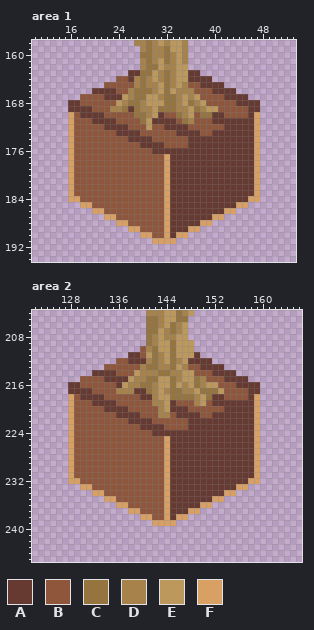
Pixel-art file: environment_sprites/trees_1.aseprite. The picture above is the old version.
300x264 pixels, 1 frame. Colours within 5 levels of each other are drawn and written as one. Shown: area 1: x 10..53, y 158..194; area 2: x 122..166, y 204..245. The commit also changed other parts of the picture, which this record leaves out.
Visible layers, top first: "Layer 3", "Layer 2", "Layer 1".
Palette (. is transparent): A #663931  B #8f563b  C #95743f  D #a7834b  E #bd985d  F #d9a066
Pixels before, area 1, first column x 16:
158 ...........DDCDEDEED............
159 ............DCDDCEED............
160 ............CCDDCDED............
161 ............DCDECDED............
162 ............DCCEDDEE............
163 ..........AACCEDCDEEAA..........
164 ........BBADCDEDCDEEAAAA........
165 ......BBBBBDCDDECDEDBBAAAA......
166 ....AAAABBDCCCDECEDDDBBBAAAA....
167 ..BBBBAAAEDCCEEDCCDEDEBBBBAAAA..
168 AABBBBBBEDCCDEEECCDECDEBBBBBAAAA
169 AAAABBBDDCACDDECCCDDECDEEBBBBBAA
170 FBAAAABBBBBCCDEABBCDEBCCAABBBBAF
171 FBBBAAAABBBBCEAAAABCDBBBAAAAAAAF
172 FBBBBBAAAABBBEBBAAAABBBBBBAAAAAF
173 FBBBBBBBAAAABBBBBBAAAABBAAAAAAAF
174 FBBBBBBBBBAAAABBBBBBAAAAAAAAAAAF
175 FBBBBBBBBBBBAAAABBBBAAAAAAAAAAAF
176 FBBBBBBBBBBBBBAAAAAAAAAAAAAAAAAF
177 FBBBBBBBBBBBBBBBFAAAAAAAAAAAAAAF
178 FBBBBBBBBBBBBBBBFAAAAAAAAAAAAAAF
179 FBBBBBBBBBBBBBBBFAAAAAAAAAAAAAAF
180 FBBBBBBBBBBBBBBBFAAAAAAAAAAAAAAF
181 FBBBBBBBBBBBBBBBFAAAAAAAAAAAAAAF
182 FBBBBBBBBBBBBBBBFAAAAAAAAAAAAAAF
183 FBBBBBBBBBBBBBBBFAAAAAAAAAAAAAAF
184 FFBBBBBBBBBBBBBBFAAAAAAAAAAAAAFF
185 ..FFBBBBBBBBBBBBFAAAAAAAAAAAFF..
186 ....FFBBBBBBBBBBFAAAAAAAAAFF....
187 ......FFBBBBBBBBFAAAAAAAFF......
188 ........FFBBBBBBFAAAAAFF........
189 ..........FFBBBBFAAAFF..........
190 ............FFBBFAFF............
191 ..............FFFF..............
Pixels before, area 2, first column x 128:
204 .............DDDEECDE...........
205 .............CCDEECC............
206 .............CCDECDE............
207 .............CCEDCDE............
208 .............CDEDDEE............
209 .............CDEECEEE...........
210 ............BDCEECEEE...........
211 ..........AABECDECEEEA..........
212 ........BBAAADCDECDEAAAA........
213 ......BBBBBBDCCDDCEDBBAAAA......
214 ....AAAABBBEDDDCCDDEEBBBAAAA....
215 ..BBBBAAAAEDDCCEECDEECDBBBAAAA..
216 AABBBBBBAEDDCCDEECEDECDEEBBBAAAA
217 AAAABBBBDDDAACDEDCCDDECCCEBBBBAA
218 FBAAAABBBBBBAADEECCCCDECAABBBBAF
219 FBBBAAAABBBBBBDDEABBBDEBAAAAAAAF
220 FBBBBBAAAABBBBBDEAAABBBBBBAAAAAF
221 FBBBBBBBAAAABBBDDBAAAABBAAAAAAAF
222 FBBBBBBBBBAAAABBBBBBAAAAAAAAAAAF
223 FBBBBBBBBBBBAAAABBBBAAAAAAAAAAAF
224 FBBBBBBBBBBBBBAAAAAAAAAAAAAAAAAF
225 FBBBBBBBBBBBBBBBFAAAAAAAAAAAAAAF
226 FBBBBBBBBBBBBBBBFAAAAAAAAAAAAAAF
227 FBBBBBBBBBBBBBBBFAAAAAAAAAAAAAAF
228 FBBBBBBBBBBBBBBBFAAAAAAAAAAAAAAF
229 FBBBBBBBBBBBBBBBFAAAAAAAAAAAAAAF
230 FBBBBBBBBBBBBBBBFAAAAAAAAAAAAAAF
231 FBBBBBBBBBBBBBBBFAAAAAAAAAAAAAAF
232 FFBBBBBBBBBBBBBBFAAAAAAAAAAAAAFF
233 ..FFBBBBBBBBBBBBFAAAAAAAAAAAFF..
234 ....FFBBBBBBBBBBFAAAAAAAAAFF....
235 ......FFBBBBBBBBFAAAAAAAFF......
236 ........FFBBBBBBFAAAAAFF........
237 ..........FFBBBBFAAAFF..........
238 ............FFBBFAFF............
239 ..............FFFF..............
After:
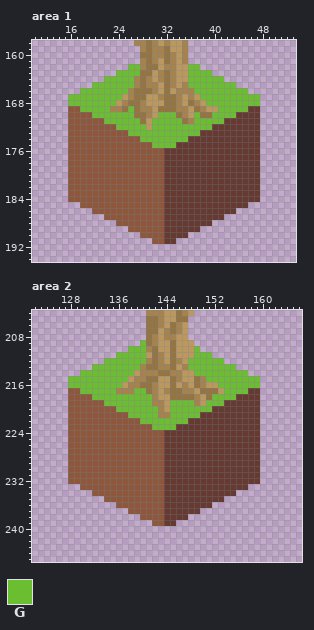
Colours new in this view: G #6abe30
The exact change:
Area 1, layer "Layer 1":
y 162: x 26..27 .. -> GG; x 36..37 .. -> GG
y 163: x 24..27 ..AA -> GGGG; x 36..39 AA.. -> GGGG
y 164: x 22..26 ..BBA -> GGGGG; x 36..41 AAAA.. -> GGGGGG
y 165: x 20..26 ..BBBBB -> GGGGGGG; x 36..43 BBAAAA.. -> GGGGGGGG
y 166: x 18..25 ..AAAABB -> GGGGGGGG; x 37..45 BBBAAAA.. -> GGGGGGGGG
y 167: x 16..24 ..BBBBAAA -> GGGGGGGGG; x 38..47 BBBBAAAA.. -> GGGGGGGGGG
y 168: x 16..23 AABBBBBB -> GGGGGGGG; x 39..47 BBBBBAAAA -> GGGGGGGGG
y 169: x 16..22 AAAABBB -> BBGGGGG; x 26 A -> G; x 41..45 BBBBB -> GGGGG
y 170: x 16 F -> B; x 18..26 AAAABBBBB -> BBGGGGGGG; x 31..33 ABB -> GGG; x 37 B -> G; x 40..45 AABBBB -> GGGGAA; x 47 F -> A
y 171: x 16 F -> B; x 20..27 AAAABBBB -> BBGGGGGG; x 30..34 AAAAB -> GGGGG; x 37..41 BBBAA -> GGGGG; x 47 F -> A
y 172: x 16 F -> B; x 22..28 AAAABBB -> BBGGGGG; x 30..41 BBAAAABBBBBB -> GGGGGGGGGGAA; x 47 F -> A
y 173: x 16 F -> B; x 24..39 AAAABBBBBBAAAABB -> BBGGGGGGGGGGGGAA; x 47 F -> A
y 174: x 16 F -> B; x 26..35 AAAABBBBBB -> BBGGGGGGGG; x 47 F -> A
y 175: x 16 F -> B; x 28..35 AAAABBBB -> BBGGGGAA; x 47 F -> A
y 176: x 16 F -> B; x 30..31 AA -> BB; x 47 F -> A
y 177..183: x 16 F -> B; x 32 F -> A; x 47 F -> A
y 184: x 16..17 FF -> BB; x 32 F -> A; x 46..47 FF -> AA
y 185: x 18..19 FF -> BB; x 32 F -> A; x 44..45 FF -> AA
y 186: x 20..21 FF -> BB; x 32 F -> A; x 42..43 FF -> AA
y 187: x 22..23 FF -> BB; x 32 F -> A; x 40..41 FF -> AA
y 188: x 24..25 FF -> BB; x 32 F -> A; x 38..39 FF -> AA
y 189: x 26..27 FF -> BB; x 32 F -> A; x 36..37 FF -> AA
y 190: x 28..29 FF -> BB; x 32 F -> A; x 34..35 FF -> AA
y 191: x 30..33 FFFF -> BBAA
Area 2, layer "Layer 1":
y 209: x 140 . -> G
y 210: x 138..140 ..B -> GGG; x 149 . -> G
y 211: x 136..140 ..AAB -> GGGGG; x 149..151 A.. -> GGG
y 212: x 134..140 ..BBAAA -> GGGGGGG; x 148..153 AAAA.. -> GGGGGG
y 213: x 132..139 ..BBBBBB -> GGGGGGGG; x 148..155 BBAAAA.. -> GGGGGGGG
y 214: x 130..138 ..AAAABBB -> GGGGGGGGG; x 149..157 BBBAAAA.. -> GGGGGGGGG
y 215: x 128..137 ..BBBBAAAA -> GGGGGGGGGG; x 151..159 BBBAAAA.. -> GGGGGGGGG
y 216: x 128..136 AABBBBBBA -> GGGGGGGGG; x 153..159 BBBAAAA -> GGGGGGG
y 217: x 128..135 AAAABBBB -> BBGGGGGG; x 139..140 AA -> GG; x 154..157 BBBB -> GGGG
y 218: x 128 F -> B; x 130..141 AAAABBBBBBAA -> BBGGGGGGGGGG; x 152..157 AABBBB -> GGGGAA; x 159 F -> A
y 219: x 128 F -> B; x 132..141 AAAABBBBBB -> BBGGGGGGGG; x 145..148 ABBB -> GGGG; x 151..153 BAA -> GGG; x 159 F -> A
y 220: x 128 F -> B; x 134..142 AAAABBBBB -> BBGGGGGGG; x 145..153 AAABBBBBB -> GGGGGGGAA; x 159 F -> A
y 221: x 128 F -> B; x 136..142 AAAABBB -> BBGGGGG; x 145..151 BAAAABB -> GGGGGAA; x 159 F -> A
y 222: x 128 F -> B; x 138..147 AAAABBBBBB -> BBGGGGGGGG; x 159 F -> A
y 223: x 128 F -> B; x 140..147 AAAABBBB -> BBGGGGAA; x 159 F -> A
y 224: x 128 F -> B; x 142..143 AA -> BB; x 159 F -> A
y 225..231: x 128 F -> B; x 144 F -> A; x 159 F -> A
y 232: x 128..129 FF -> BB; x 144 F -> A; x 158..159 FF -> AA
y 233: x 130..131 FF -> BB; x 144 F -> A; x 156..157 FF -> AA
y 234: x 132..133 FF -> BB; x 144 F -> A; x 154..155 FF -> AA
y 235: x 134..135 FF -> BB; x 144 F -> A; x 152..153 FF -> AA
y 236: x 136..137 FF -> BB; x 144 F -> A; x 150..151 FF -> AA
y 237: x 138..139 FF -> BB; x 144 F -> A; x 148..149 FF -> AA
y 238: x 140..141 FF -> BB; x 144 F -> A; x 146..147 FF -> AA
y 239: x 142..145 FFFF -> BBAA
